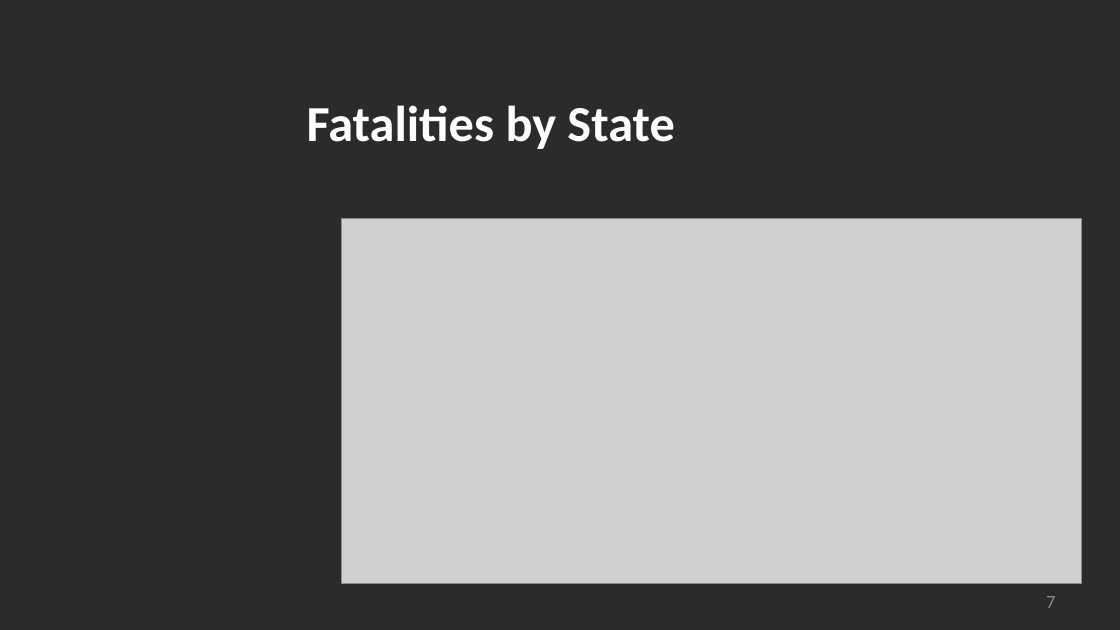
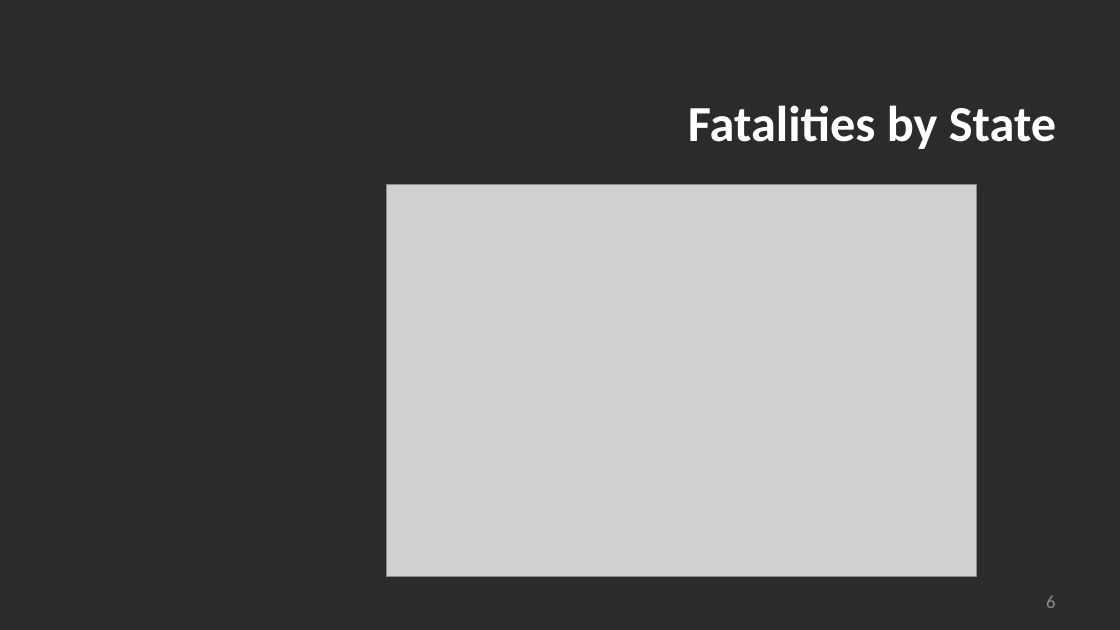
Before and after one commit to madams11/DataR-Project, a slide deck: slide 6 of US Bicycle Fatalities_Group 4.pptx (slide 7 before the commit). Drawn at 1120x630 pixels with LibreOffice and Linux fonts; fonts in the diff are those of the drawing; grey boxes stand for pictures; background and template pictures are left out; a plain dark background stands for a picture behind light text. Boxes give left, top, right and bottom in pixels: in the first picture for what was removed or moved away, otherwise in the second. Text is boxed around its words. In the diff, an @@ line names an element or a change of style, - is before the commit and + after.

```diff
--- a/US Bicycle Fatalities_Group 4.pptx
+++ b/US Bicycle Fatalities_Group 4.pptx
@@ title "Fatalities by State" at bbox=[688, 105, 1056, 149]: alignment left to right @@
@@ picture: place and size @@
-picture at bbox=[342, 218, 1081, 584]
+picture at bbox=[387, 184, 977, 577]
@@ page number at bbox=[1046, 595, 1055, 608]: text changed @@
-7
+6
```
Also in this commit, not shown: 8 other slides changed, 6 slides added, 3 slides removed.
